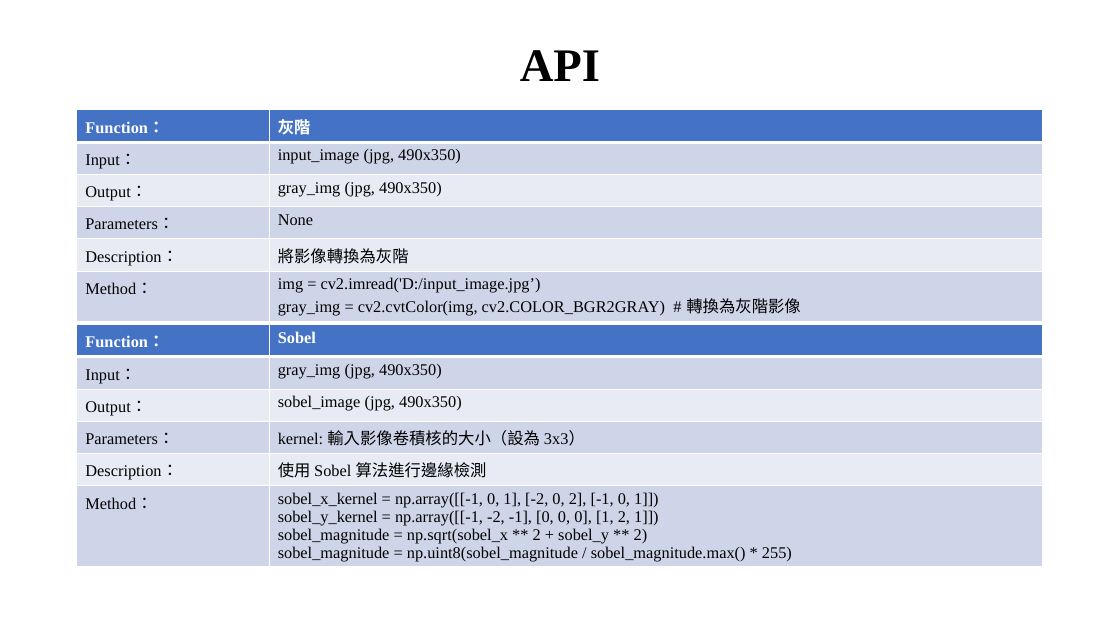
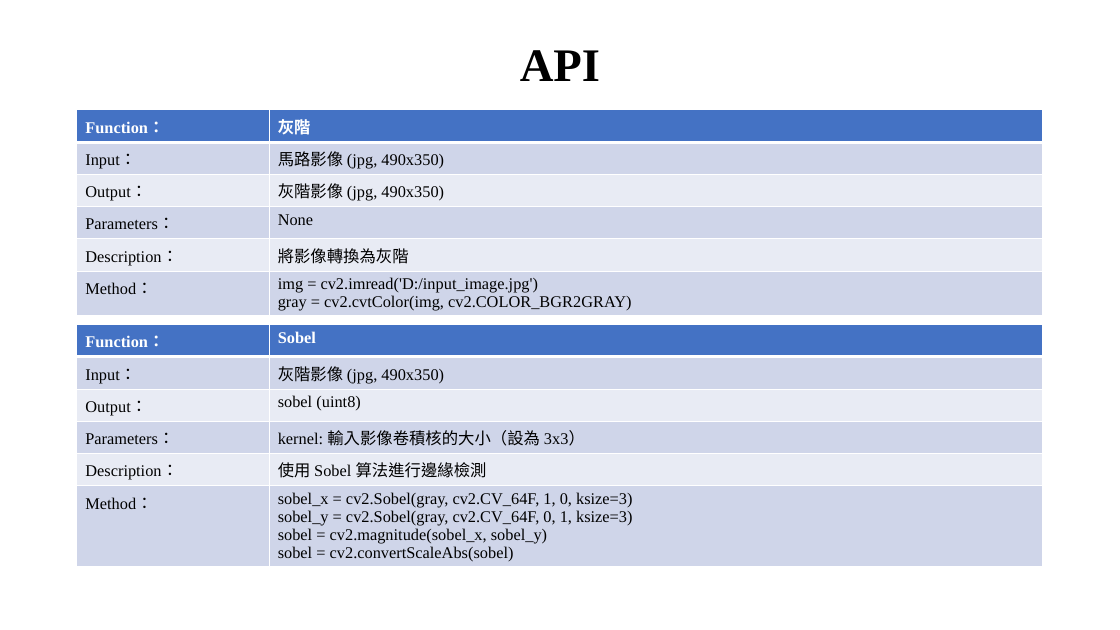
Before and after one commit to xup6tp6u4/Image-processing, a slide deck: slide 5 of 馬路分割_F112112136_林宸毅.pptx. Drawn at 1120x630 pixels with LibreOffice and Linux fonts; fonts in the diff are those of the drawing; background and template pictures are left out. Boxes give left, top, right and bottom in pixels: in the first picture for what was removed or moved away, otherwise in the second. Text is boxed around its words. In the diff, an @@ line names an element or a change of style, - is before the commit and + after.

Commit message:
嵌入式影像處理-馬路分割

```diff
--- a/馬路分割_F112112136_林宸毅.pptx
+++ b/馬路分割_F112112136_林宸毅.pptx
@@ table at box(77, 110, 1044, 319) @@
-row 2, column 2: input_image (jpg, 490x350)
+row 2, column 2: 馬路影像 (jpg, 490x350)
-row 3, column 2: gray_img (jpg, 490x350)
+row 3, column 2: 灰階影像 (jpg, 490x350)
-row 6, column 2: img = cv2.imread('D:/input_image.jpg’) / gray_img = cv2.cvtColor(img, cv2.COLOR_BGR2GRAY) # 轉換為灰階影像
+row 6, column 2: img = cv2.imread('D:/input_image.jpg') / gray = cv2.cvtColor(img, cv2.COLOR_BGR2GRAY)
@@ table at box(77, 324, 1044, 572) @@
-row 2, column 2: gray_img (jpg, 490x350)
+row 2, column 2: 灰階影像 (jpg, 490x350)
-row 3, column 2: sobel_image (jpg, 490x350)
+row 3, column 2: sobel (uint8)
-row 6, column 2: sobel_x_kernel = np.array([[-1, 0, 1], [-2, 0, 2], [-1, 0, 1]]) / sobel_y_kernel = np.array([[-1, -2, -1], [0, 0, 0], [1, 2, 1]]) / sobel_magnitude = np.sqrt(sobel_x ** 2 + sobel_y ** 2) / sobel_magnitude = np.uint8(sobel_magnitude / sobel_magnitude.max() * 255)
+row 6, column 2: sobel_x = cv2.Sobel(gray, cv2.CV_64F, 1, 0, ksize=3) / sobel_y = cv2.Sobel(gray, cv2.CV_64F, 0, 1, ksize=3) / sobel = cv2.magnitude(sobel_x, sobel_y) / sobel = cv2.convertScaleAbs(sobel)
```
Also in this commit, not shown: 5 other slides changed, 1 slide added.
